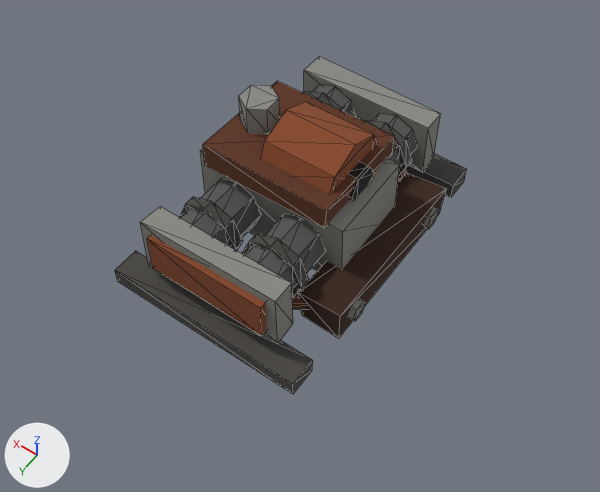
A saved change to the glTF model public/models/eng_flat_four.glb.
Rendered twice from a 50 mm lens placed at (-0.85, 1.187, 1.789), pointed at (-0.086, 0.117, 0.109). The axes (+X, +Y, +Z) are drawn at lower left. The lights are the same throughout. The picture after the commit comes second. Mesh edges are drawn as thin lines. Vertices at exactly the same position are counted once.

Names of what the first picture shows: 'eng_flat_four'.
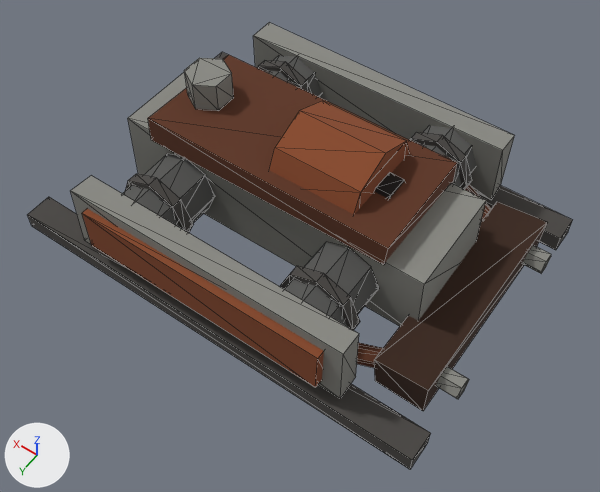
Location of each change, [x1, y1, x2, y2] in pixels of the pictures (600 x 492 px; the box of a moved part takes in the faces that stretch with it):
'eng_flat_four', reshaped (55% wider, 32% taller): before [115, 56, 467, 394]; after [27, 23, 573, 469]
part 1 of me_cube, moved or reshaped: before [405, 154, 467, 198]; after [214, 52, 573, 250]
part 2 of me_cube, moved or reshaped: before [115, 251, 313, 394]; after [27, 197, 431, 469]
part 3 of me_cube, moved or reshaped: before [180, 197, 243, 251]; after [125, 174, 193, 233]
part 4 of me_cube, moved or reshaped: before [242, 233, 309, 297]; after [279, 266, 360, 330]
part 5 of me_cube, moved or reshaped (mostly hidden before): before [303, 91, 344, 112]; after [258, 60, 312, 94]
part 6 of me_cube, moved or reshaped: before [364, 120, 412, 175]; after [410, 132, 472, 189]
part 7 of me_cube, moved or reshaped: before [239, 85, 280, 134]; after [184, 58, 234, 111]
part 8 of me_cube, moved or reshaped: before [348, 299, 366, 321]; after [436, 367, 469, 399]
part 9 of me_cube, moved or reshaped: before [424, 209, 438, 229]; after [523, 245, 551, 274]
part 10 of me_cube, moved or reshaped: before [180, 179, 261, 247]; after [123, 154, 215, 228]
part 11 of me_cube, moved or reshaped: before [245, 214, 326, 289]; after [284, 242, 379, 326]
part 12 of me_cube, moved or reshaped: before [312, 86, 355, 117]; after [262, 56, 322, 97]
part 13 of me_cube, moved or reshaped: before [373, 114, 417, 166]; after [419, 126, 476, 187]
part 14 of me_cube, moved or reshaped: before [261, 102, 377, 194]; after [269, 101, 410, 214]
part 15 of me_cube, moved or reshaped: before [348, 162, 375, 200]; after [375, 172, 405, 199]
part 16 of me_cube, moved or reshaped: before [298, 173, 446, 338]; after [374, 202, 548, 411]
part 17 of me_cube, moved or reshaped: before [140, 56, 441, 343]; after [70, 23, 515, 399]

The edits, one by one:
me_cube is used by ob_eng_flat_four; location (0.0, 0.0, 0.0).
me_cube had 288 vertices, 480 faces and spanned x -0.31..0.285, y -0.424..0.424, z 0.0..0.42.
me_cube now has 288 vertices, 480 faces and spans x -0.62..0.61, y -0.425..0.425, z 0.0..0.44.
me_cube part 1: the loose piece of 8 vertices spanning x -0.285..0.285, y -0.424..-0.344, z 0.0..0.05 is scaled about its middle by (2.14, 1, 1).
me_cube part 2: the loose piece of 8 vertices spanning x -0.285..0.285, y 0.344..0.424, z 0.0..0.05 is scaled about its middle by (2.14, 1, 1).
me_cube part 3: the loose piece of 16 vertices spanning x 0.01..0.19, y 0.225..0.255, z 0.08..0.26 is scaled about its middle by (1.17, 1, 1.17), then moved by (0.15, 0.03, 0.0).
me_cube part 4: the loose piece of 16 vertices spanning x -0.19..-0.01, y 0.225..0.255, z 0.08..0.26 is scaled about its middle by (1.17, 1, 1.17), then moved by (-0.15, 0.03, 0.0).
me_cube part 5: the loose piece of 16 vertices spanning x 0.01..0.19, y -0.255..-0.225, z 0.08..0.26 is scaled about its middle by (1.17, 1, 1.17), then moved by (0.15, -0.03, 0.0).
me_cube part 6: the loose piece of 16 vertices spanning x -0.19..-0.01, y -0.255..-0.225, z 0.08..0.26 is scaled about its middle by (1.17, 1, 1.17), then moved by (-0.15, -0.03, 0.0).
me_cube part 7: the loose piece of 12 vertices spanning x 0.077..0.163, y -0.05..0.05, z 0.34..0.42 is scaled about its middle by (1.2, 1.2, 1), then moved by (0.16, 0.0, 0.0).
me_cube part 8: the loose piece of 12 vertices spanning x -0.31..-0.23, y 0.15..0.21, z 0.054..0.106 is moved by (-0.31, 0.04, 0.0).
me_cube part 9: the loose piece of 12 vertices spanning x -0.31..-0.23, y -0.21..-0.15, z 0.054..0.106 is moved by (-0.31, -0.04, 0.0).
me_cube part 10: the loose piece of 16 vertices spanning x 0.025..0.175, y 0.13..0.31, z 0.095..0.245 is scaled about its middle by (1.2, 1.11, 1.2), then moved by (0.15, 0.03, 0.0).
me_cube part 11: the loose piece of 16 vertices spanning x -0.175..-0.025, y 0.13..0.31, z 0.095..0.245 is scaled about its middle by (1.2, 1.11, 1.2), then moved by (-0.15, 0.03, 0.0).
me_cube part 12: the loose piece of 16 vertices spanning x 0.025..0.175, y -0.31..-0.13, z 0.095..0.245 is scaled about its middle by (1.2, 1.11, 1.2), then moved by (0.15, -0.03, 0.0).
me_cube part 13: the loose piece of 16 vertices spanning x -0.175..-0.025, y -0.31..-0.13, z 0.095..0.245 is scaled about its middle by (1.2, 1.11, 1.2), then moved by (-0.15, -0.03, 0.0).
me_cube part 14: the loose piece of 16 vertices spanning x -0.16..0.04, y -0.12..0.12, z 0.18..0.42 is scaled about its middle by (1.2, 1.17, 1.17), then moved by (-0.06, 0.0, 0.0).
me_cube part 15: the loose piece of 12 vertices spanning x -0.19..-0.15, y -0.05..0.05, z 0.257..0.343 is scaled about its middle by (1, 1.2, 1.2), then moved by (-0.09, 0.0, 0.0).
me_cube part 16: the loose piece of 8 vertices spanning x -0.302..-0.174, y -0.253..0.249, z 0.025..0.132 is scaled about its middle by (1.17, 1.2, 1), then moved by (-0.26, 0.0, 0.0).
me_cube part 17: 72 of 288 vertices moved; they spanned x -0.235..0.221, y -0.39..0.39, z 0.055..0.345 and now span x -0.49..0.451, y -0.425..0.425, z 0.055..0.345; mean shift (-0.068, 0.0, 0.0); largest move (-0.205, 0.184, 0.068) -> (-0.47, 0.221, 0.068).
